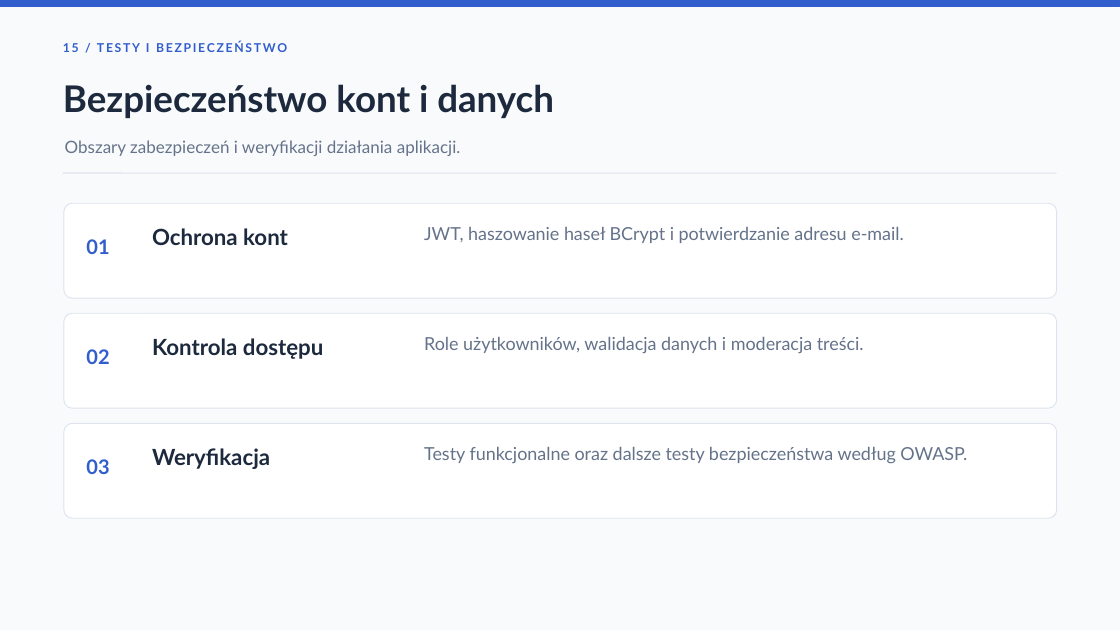
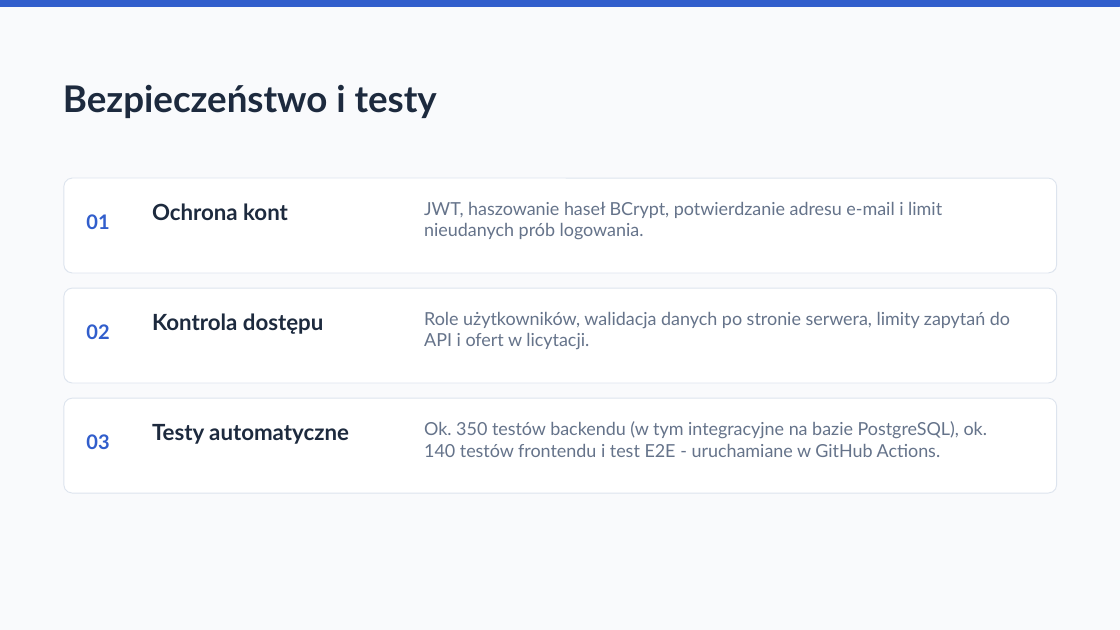
Before and after one commit to persi05/MargoMarket2, a slide deck: slide 14 of MargoMarket_FINAL_2026.pptx (slide 16 before the commit). Drawn at 1120x630 pixels with LibreOffice and Linux fonts; fonts in the diff are those of the drawing. Boxes give left, top, right and bottom in pixels: in the first picture for what was removed or moved away, otherwise in the second. Text is boxed around its words. In the diff, an @@ line names an element or a change of style, - is before the commit and + after.

```diff
--- a/MargoMarket_FINAL_2026.pptx
+++ b/MargoMarket_FINAL_2026.pptx
@@ text removed at [63,41,287,52] @@
-15 / TESTY I BEZPIECZEŃSTWO
@@ text at [63,84,437,118]: text changed @@
-Bezpieczeństwo kont i danych
+Bezpieczeństwo i testy
@@ text removed at [65,140,461,156] @@
-Obszary zabezpieczeń i weryfikacji działania aplikacji.
@@ line removed from (63, 173) to (1057, 173) @@
@@ text at [424,202,942,239]: text changed @@
-JWT, haszowanie haseł BCrypt i potwierdzanie adresu e-mail.
+JWT, haszowanie haseł BCrypt, potwierdzanie adresu e-mail i limit nieudanych prób logowania.
@@ text at [424,312,1010,349]: text changed @@
-Role użytkowników, walidacja danych i moderacja treści.
+Role użytkowników, walidacja danych po stronie serwera, limity zapytań do API i ofert w licytacji.
@@ 5 texts, 3 rounded rectangles: place and size @@
-5 texts, 3 rounded rectangles at [64,203,1057,518]
+5 texts, 3 rounded rectangles at [64,178,1057,493]
@@ text at [152,424,349,444]: text changed @@
-Weryfikacja
+Testy automatyczne
@@ text at [424,421,988,457]: text changed @@
-Testy funkcjonalne oraz dalsze testy bezpieczeństwa według OWASP.
+Ok. 350 testów backendu (w tym integracyjne na bazie PostgreSQL), ok. 140 testów frontendu i test E2E - uruchamiane w GitHub Actions.
```
Also in this commit, not shown: 9 other slides changed, 8 slides added, 9 slides removed, 1 other file.
